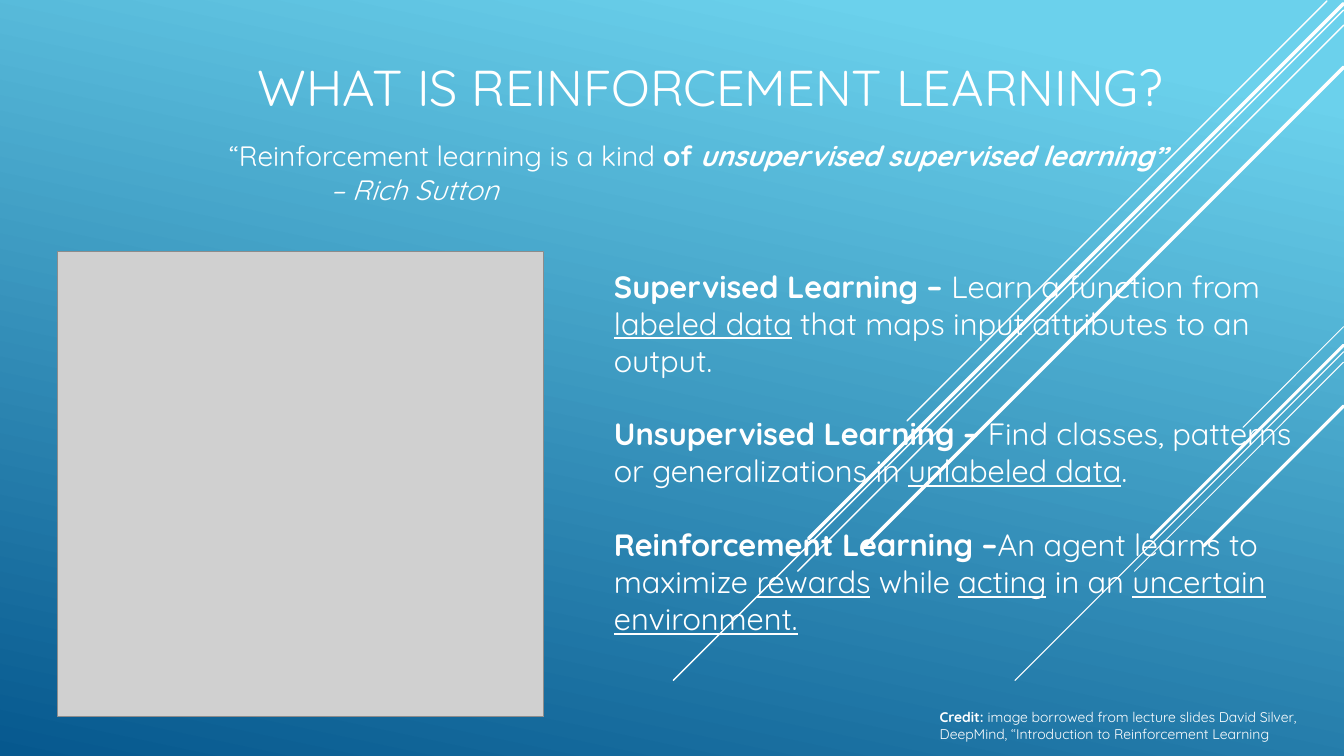
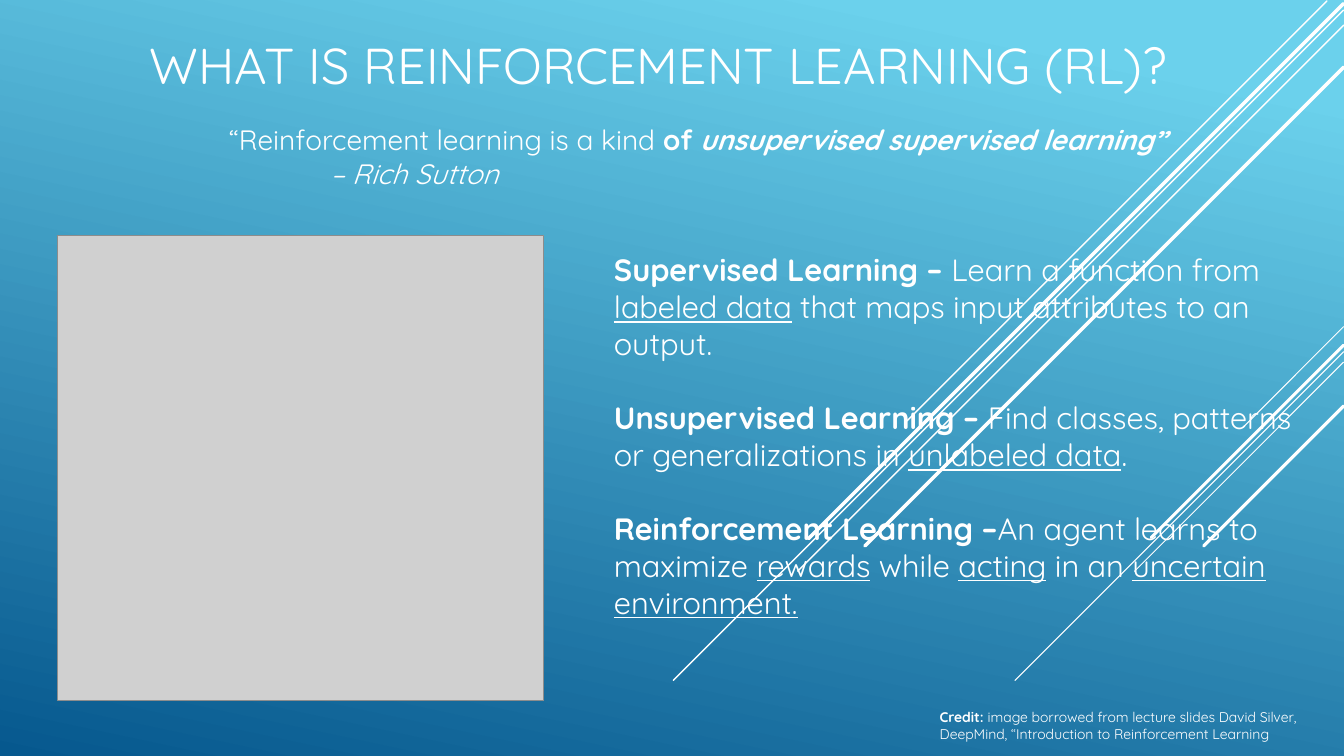
Before and after one commit to seohara1955/Presentations, a slide deck: slide 3 of mw-devs-ml-grp/2020-09-02/simple-rl-glue-app.pptx. Drawn at 1344x756 pixels with LibreOffice and Linux fonts; fonts in the diff are those of the drawing; grey boxes stand for pictures. Boxes give left, top, right and bottom in pixels: in the first picture for what was removed or moved away, otherwise in the second. Text is boxed around its words. In the diff, an @@ line names an element or a change of style, - is before the commit and + after.

```diff
--- a/mw-devs-ml-grp/2020-09-02/simple-rl-glue-app.pptx
+++ b/mw-devs-ml-grp/2020-09-02/simple-rl-glue-app.pptx
@@ title at box(150, 47, 1168, 94): text changed @@
-WHAT IS REINFORCEMENT LEARNING?
+WHAT IS REINFORCEMENT LEARNING (RL)?
@@ 2 texts, 1 picture: place and size @@
-2 texts, 1 picture at box(57, 145, 1291, 718)
+2 texts, 1 picture at box(57, 129, 1291, 701)
```
Also in this commit, not shown: 8 other slides changed, 4 slides added, 1 slide removed, 1 other file.
